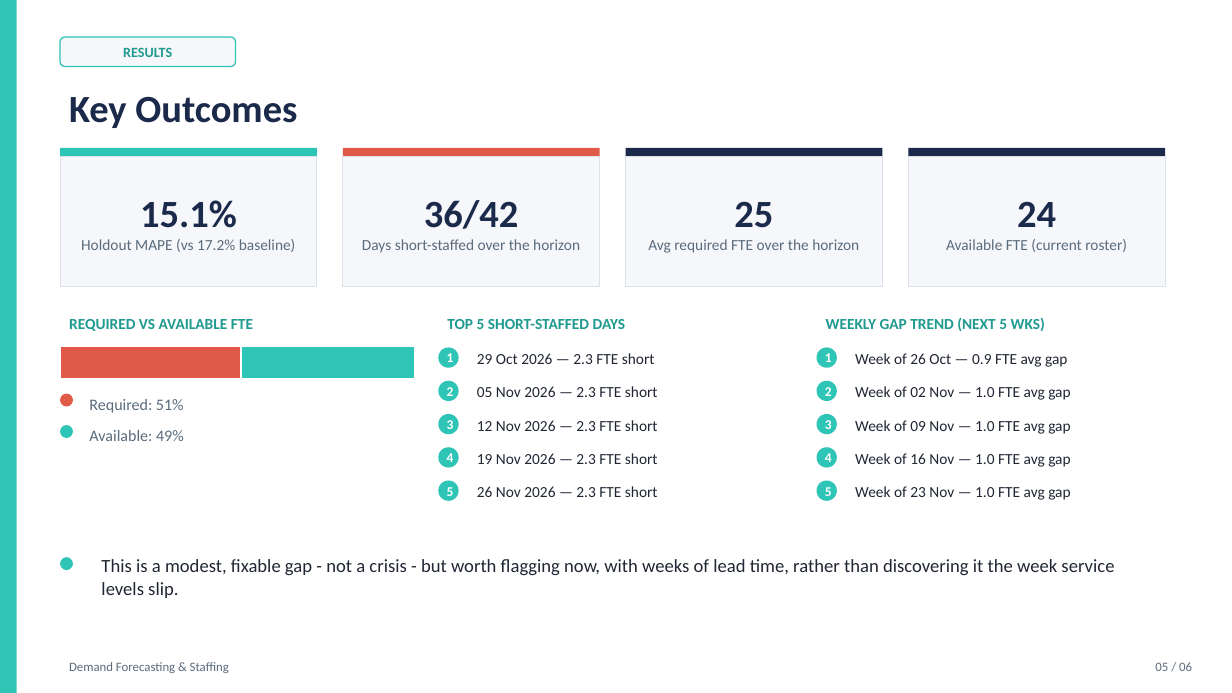
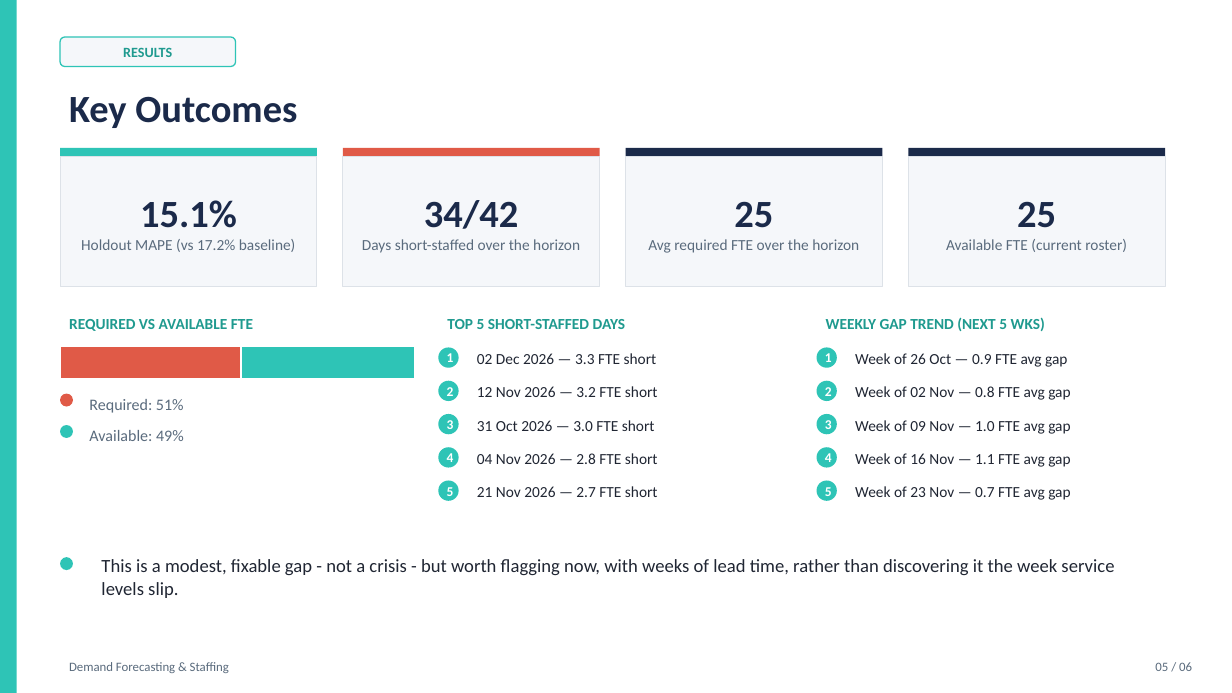
Before and after one commit to rameshpennam/ds-use-cases, a slide deck: slide 5 of usecase2_demand_forecasting/final_output/usecase2_forecast_summary.pptx. Drawn at 1232x693 pixels with LibreOffice and Linux fonts; fonts in the diff are those of the drawing. Boxes give left, top, right and bottom in pixels: in the first picture for what was removed or moved away, otherwise in the second. Text is boxed around its words. In the diff, an @@ line names an element or a change of style, - is before the commit and + after.

```diff
--- a/usecase2_demand_forecasting/final_output/usecase2_forecast_summary.pptx
+++ b/usecase2_demand_forecasting/final_output/usecase2_forecast_summary.pptx
@@ text in rectangle at (424,200,518,229): text changed @@
-36/42
+34/42
@@ text in rectangle at (1017,201,1056,228): text changed @@
-24
+25
@@ text at (477,353,657,364): text changed @@
-29 Oct 2026 — 2.3 FTE short
+02 Dec 2026 — 3.3 FTE short
@@ text at (477,386,658,397): text changed @@
-05 Nov 2026 — 2.3 FTE short
+12 Nov 2026 — 3.2 FTE short
@@ text at (855,386,1070,400): text changed @@
-Week of 02 Nov — 1.0 FTE avg gap
+Week of 02 Nov — 0.8 FTE avg gap
@@ text at (477,420,655,431): text changed @@
-12 Nov 2026 — 2.3 FTE short
+31 Oct 2026 — 3.0 FTE short
@@ text at (477,453,658,464): text changed @@
-19 Nov 2026 — 2.3 FTE short
+04 Nov 2026 — 2.8 FTE short
@@ text at (855,453,1070,467): text changed @@
-Week of 16 Nov — 1.0 FTE avg gap
+Week of 16 Nov — 1.1 FTE avg gap
@@ text at (477,486,658,497): text changed @@
-26 Nov 2026 — 2.3 FTE short
+21 Nov 2026 — 2.7 FTE short
@@ text at (855,486,1070,500): text changed @@
-Week of 23 Nov — 1.0 FTE avg gap
+Week of 23 Nov — 0.7 FTE avg gap
```
Also in this commit, not shown: 1 other slide changed, 6 other files.
